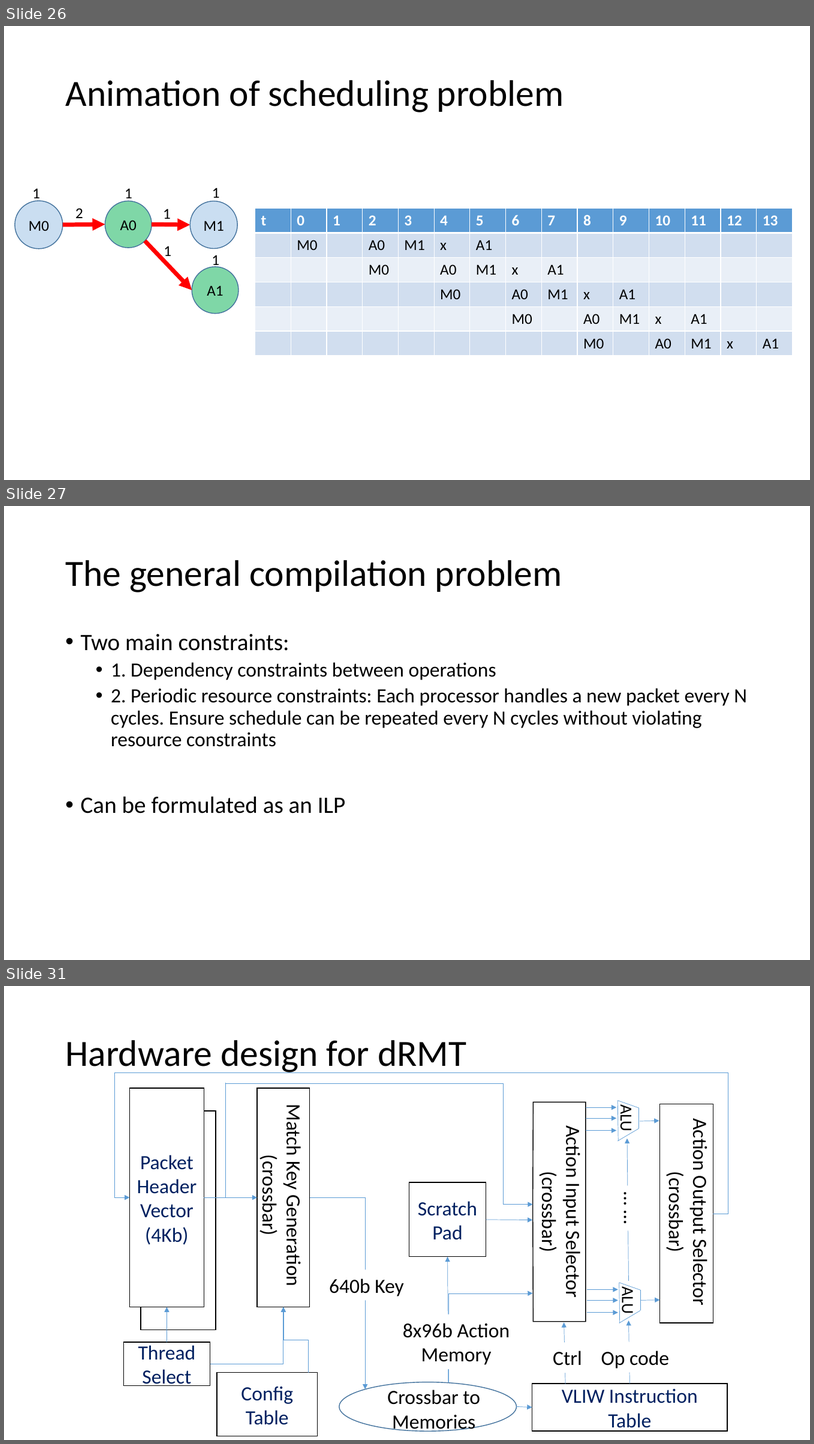
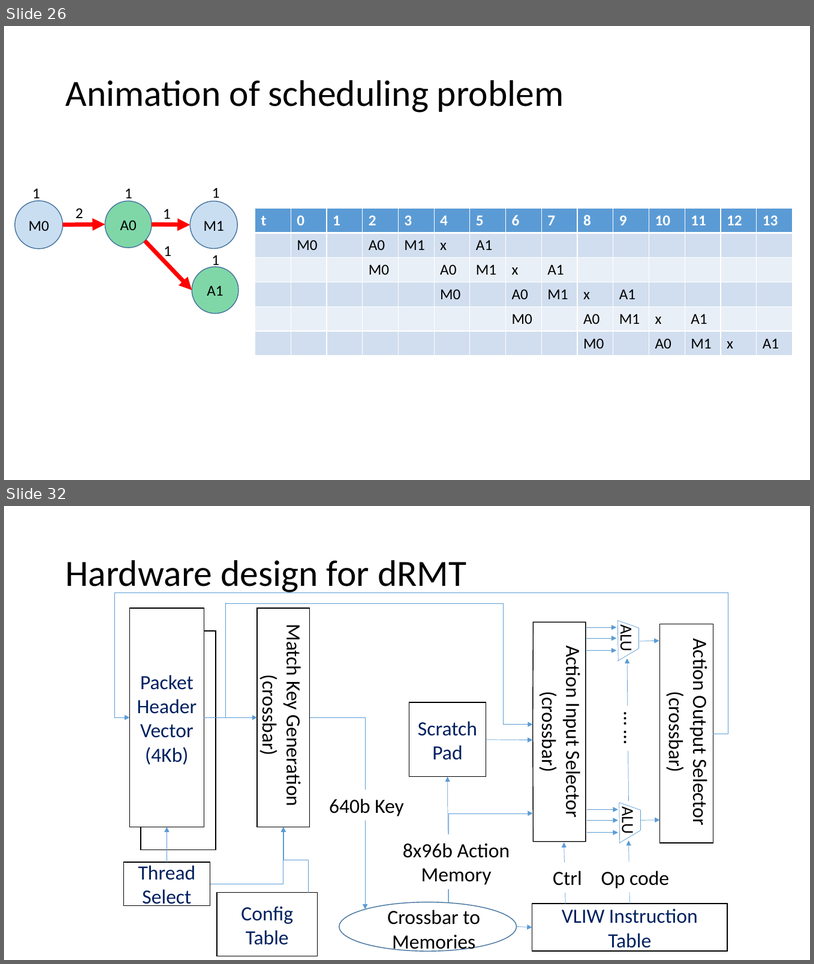
Before and after one commit to anirudhSK/drmt_talk, a slide deck: drmt.pptx. Shown one above the other, each under a label of ours: slides 26, 27 and 31 before the commit, slides 26 and 32 after it; the slides between them are not shown. The pictures are 814x1444 and 814x964 pixels, drawn with LibreOffice and Linux fonts; fonts in the diff are those of the drawing. Boxes give left, top, right and bottom in pixels: in the first picture for what was removed or moved away, otherwise in the second. Text is boxed around its words. In the diff, an @@ line names an element or a change of style, - is before the commit and + after.

```diff
--- a/drmt.pptx
+++ b/drmt.pptx
@@ slide 27 removed at box(4, 506, 810, 960), background #FFFFFF @@
@@ title removed at box(65, 560, 562, 592) @@
-The general compilation problem
@@ text removed at box(81, 634, 747, 813) @@
-• Two main constraints:
-  • 1. Dependency constraints between operations
-  • 2. Periodic resource constraints: Each processor handles a new packet every N cycles. Ensure schedule can be repeated every N cycles without violating resource constraints
-• Can be formulated as an ILP
@@ what was slide 31 is now slide 32 @@
```
Also in this commit, not shown: 12 slides changed, 3 slides added, 1 other slide removed.
